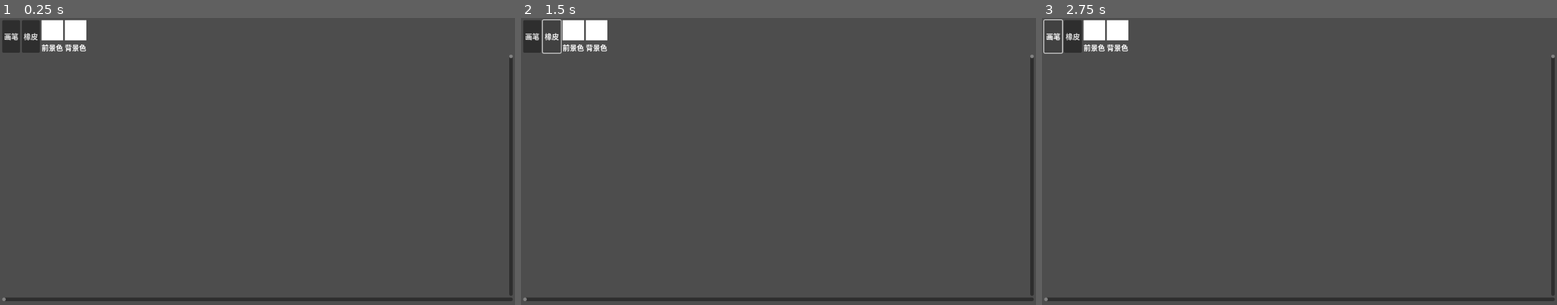
Above: before the commit, frames 1-3 (left to right).
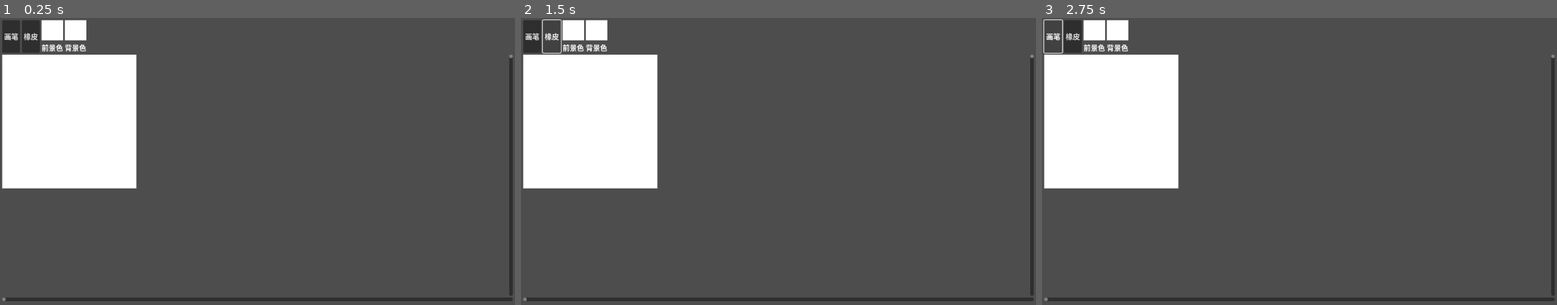
Above: after the commit, the same moments.

Repository: godotvillage/painter-example
Game: Godot game, scene res://scenes/main.tscn
Two runs of this game, one before a commit and one after it. Both use one fixed random seed, a clock stepped at 60 frames per second and the inputs below. The engine's default icon, where the game draws it, is replaced by a stand-in: a white triangle on a blue panel in a dark square.
Inputs:
- Up to frame 1 (0.25 s): no input
- Up to frame 2 (1.5 s): click "画笔" at 0.5 s; click "橡皮" at 1.25 s
- Up to frame 3 (2.75 s): click "画笔" at 2 s

The runs differ from the first frame. In frame 1, 12% of the frame differs, in the area x 0-27%, y 12-60%; in frame 2, 12%; in frame 3, 12%.

Commit message:
feat: 添加可以根据鼠标位置绘制图像的painterLayer

Diff:
--- a/scenes/main.tscn
+++ b/scenes/main.tscn
@@ -1,4 +1,7 @@
-[gd_scene format=3 uid="uid://jy1xk3q3chrp"]
+[gd_scene load_steps=3 format=3 uid="uid://jy1xk3q3chrp"]
+
+[ext_resource type="Texture2D" uid="uid://kh0xnq802vwg" path="res://icon.svg" id="1_0wfyh"]
+[ext_resource type="Script" uid="uid://d3twm7xb27g0e" path="res://scenes/paint_layer.gd" id="1_o5qli"]
 
 [node name="Main" type="Control"]
 layout_mode = 3
@@ -86,6 +89,8 @@
 layout_mode = 0
 offset_right = 300.0
 offset_bottom = 300.0
+texture = ExtResource("1_0wfyh")
+script = ExtResource("1_o5qli")
 
 [node name="VScrollBar" type="VScrollBar" parent="MarginContainer/MainLayout/PaintBoard/VBoxContainer/HBoxContainer"]
 layout_mode = 2
--- /dev/null
+++ b/scenes/paint_layer.gd
@@ -0,0 +1,38 @@
+class_name PaintLayer
+extends TextureRect
+
+var image : Image = null
+
+var is_active: bool = true
+
+var brush_r = 5
+var brush_color : Color = Color(0,0,0, 1)
+
+var drawing: bool = false
+
+func _ready() -> void:
+	image = Image.create_empty(int(size.x), int(size.y), false, Image.FORMAT_RGBA8)
+	image.fill(Color(1,1,1,1))
+	texture = ImageTexture.create_from_image(image)
+
+func _gui_input(event: InputEvent) -> void:
+	if not is_active:
+		return
+	if event is InputEventMouseButton:
+		if event.button_index == MOUSE_BUTTON_LEFT:
+			drawing = event.pressed
+			if drawing:
+				paint_circle(get_local_mouse_position(), brush_r, brush_color)
+	if event is InputEventMouseMotion and drawing:
+		paint_circle(get_local_mouse_position(), brush_r, brush_color)
+
+func paint_circle(layer_pos: Vector2i, r: float, color: Color):
+	if r <= 0:
+		return
+
+	for x in range(max(0, int(layer_pos.x - r)), min(image.get_width() - 1, int(layer_pos.x + r)) + 1):
+		for y in range(max(0, int(layer_pos.y - r)), min(image.get_height() - 1, int(layer_pos.y + r)) + 1):
+			if Vector2(x, y).distance_squared_to(layer_pos) < pow(r, 2):
+				image.set_pixelv(Vector2i(x, y), color)
+
+	texture.update(image)
Not shown, added: scenes/paint_layer.gd.uid
